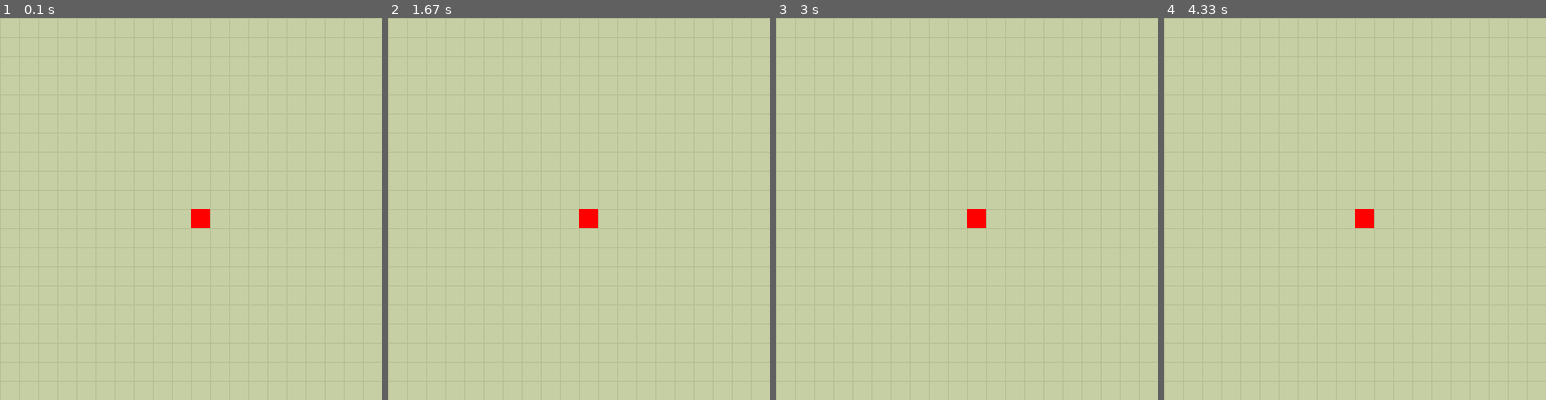
Above: before the commit, frames 1-4 (left to right).
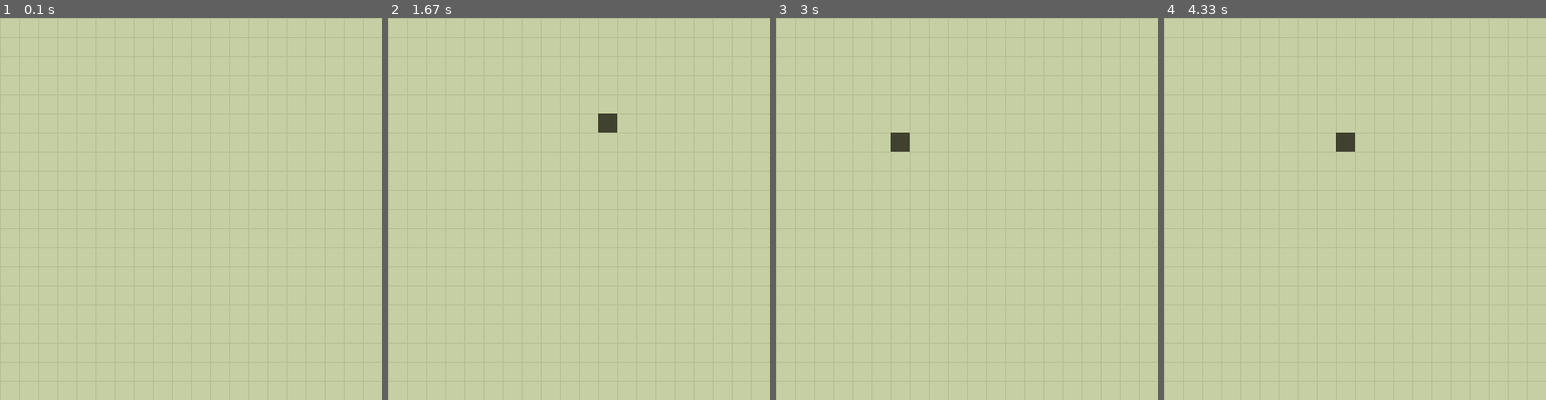
Above: after the commit, the same moments.

Repository: SubGameR69/Pygame-Projects
Game: pygame game, started from Snake Game/main.py
Same seed, same stepped clock (60 frames per second), same inputs: the game is played once before the commit and once after it.
Inputs:
- Up to frame 1 (0.1 s): no input
- Up to frame 2 (1.67 s): hold Right 0.33-0.8 s; hold Up 0.83-1.13 s; hold Right 1.17-1.63 s
- Up to frame 3 (3 s): hold Left 1.67-2.2 s; hold Down 2.23-2.53 s; hold Left 2.57-2.97 s
- Up to frame 4 (4.33 s): hold Up 3-3.37 s; hold Right 3.4-4.03 s; hold Down from 4.07 s (still down)

The runs differ from the first frame. In frame 1, 0.2% of the frame differs, in the area x 50-55%, y 50-55%; in frame 2, 0.5%, in the area x 50-60%, y 25-55%; in frame 3, 0.5%; in frame 4, 0.5%.

Commit message:
Snake Move

Diff:
--- a/Snake Game/config.py
+++ b/Snake Game/config.py
@@ -5,7 +5,7 @@
 SNAKE_MOVE_LENGTH = 20
 FOOD_SIZE = 20
 
-DELAY = 100
+DELAY = 200
 
 BG_COLOR = (198, 207, 164)
 GRID_COLOR = (182, 191, 148)
--- a/Snake Game/main.py
+++ b/Snake Game/main.py
@@ -1,5 +1,6 @@
 import pygame
 from config import *
+from random import randrange
 
 screen = pygame.display.set_mode((SCREEN_SIZE, SCREEN_SIZE))
 pygame.display.set_caption("Snake Game")
@@ -8,29 +9,50 @@
 begin = True
 clock = pygame.time.Clock()
 
+time = None
+
 snake_rect = None
 snake_length = None
 snake_parts = None
 snake_direction = None
+random_pos = randrange(0, SCREEN_SIZE, SNAKE_PART_SIZE)
 
 while running:
     if begin:
         begin = False
-        snake_rect = pygame.rect.Rect(200, 200, SNAKE_PART_SIZE, SNAKE_PART_SIZE)
+        time = 0
+        snake_rect = pygame.rect.Rect(random_pos, random_pos, SNAKE_PART_SIZE, SNAKE_PART_SIZE)
         snake_length = 1
-        snake_parts = [snake_rect]
-        snake_direction = pygame.math.Vector2()
+        snake_parts = []
+        snake_direction = pygame.math.Vector2(0, 0)
     for event in pygame.event.get():
         if event.type == pygame.QUIT or (event.type == pygame.KEYDOWN and event.key == pygame.K_ESCAPE):
             running = False
+        if event.type == pygame.KEYDOWN:
+            if event.key == pygame.K_UP:
+                snake_direction = pygame.math.Vector2(0, -SNAKE_MOVE_LENGTH)
+            if event.key == pygame.K_DOWN:
+                snake_direction = pygame.math.Vector2(0, SNAKE_MOVE_LENGTH)
+            if event.key == pygame.K_RIGHT:
+                snake_direction = pygame.math.Vector2(SNAKE_MOVE_LENGTH, 0)
+            if event.key == pygame.K_LEFT:
+                snake_direction = pygame.math.Vector2(-SNAKE_MOVE_LENGTH, 0)
 
     screen.fill(BG_COLOR)
+
+    time_now = pygame.time.get_ticks()
 
     for i in range(0, SCREEN_SIZE, GRID_CELL_SIZE):
         pygame.draw.line(screen, GRID_COLOR, (i, 0), (i, SCREEN_SIZE))
         pygame.draw.line(screen, GRID_COLOR, (0, i), (SCREEN_SIZE, i))
 
-    [pygame.draw.rect(screen, "red", snake_part) for snake_part in snake_parts]
+    if time_now - time > DELAY:
+        time = time_now
+        snake_rect.move_ip(snake_direction)
+        snake_parts.append(snake_rect.copy())
+        snake_parts = snake_parts[-snake_length:]
+
+    [pygame.draw.rect(screen, SNAKE_COLOR, snake_part) for snake_part in snake_parts]
 
     pygame.display.flip()
 
